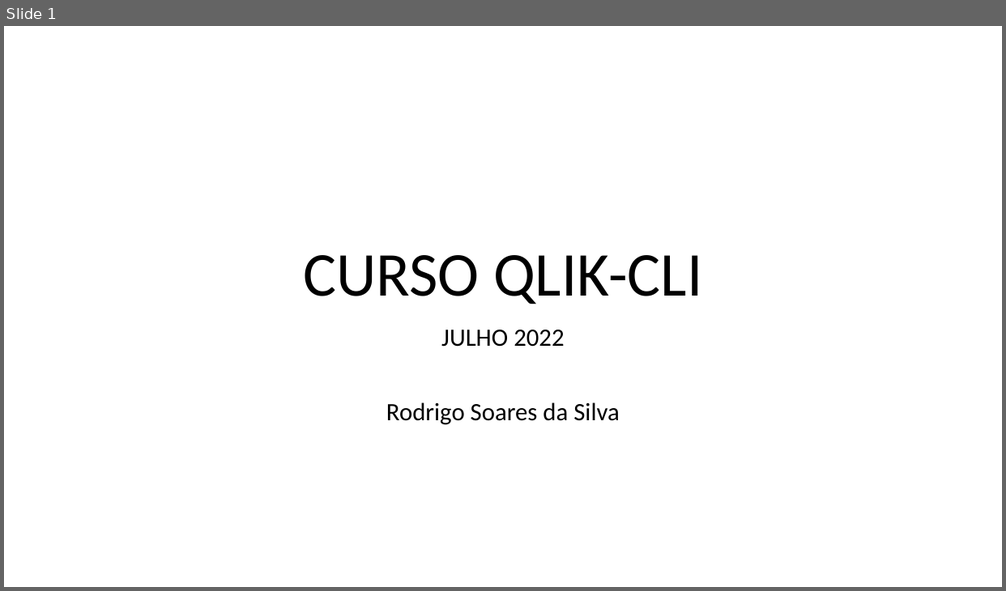
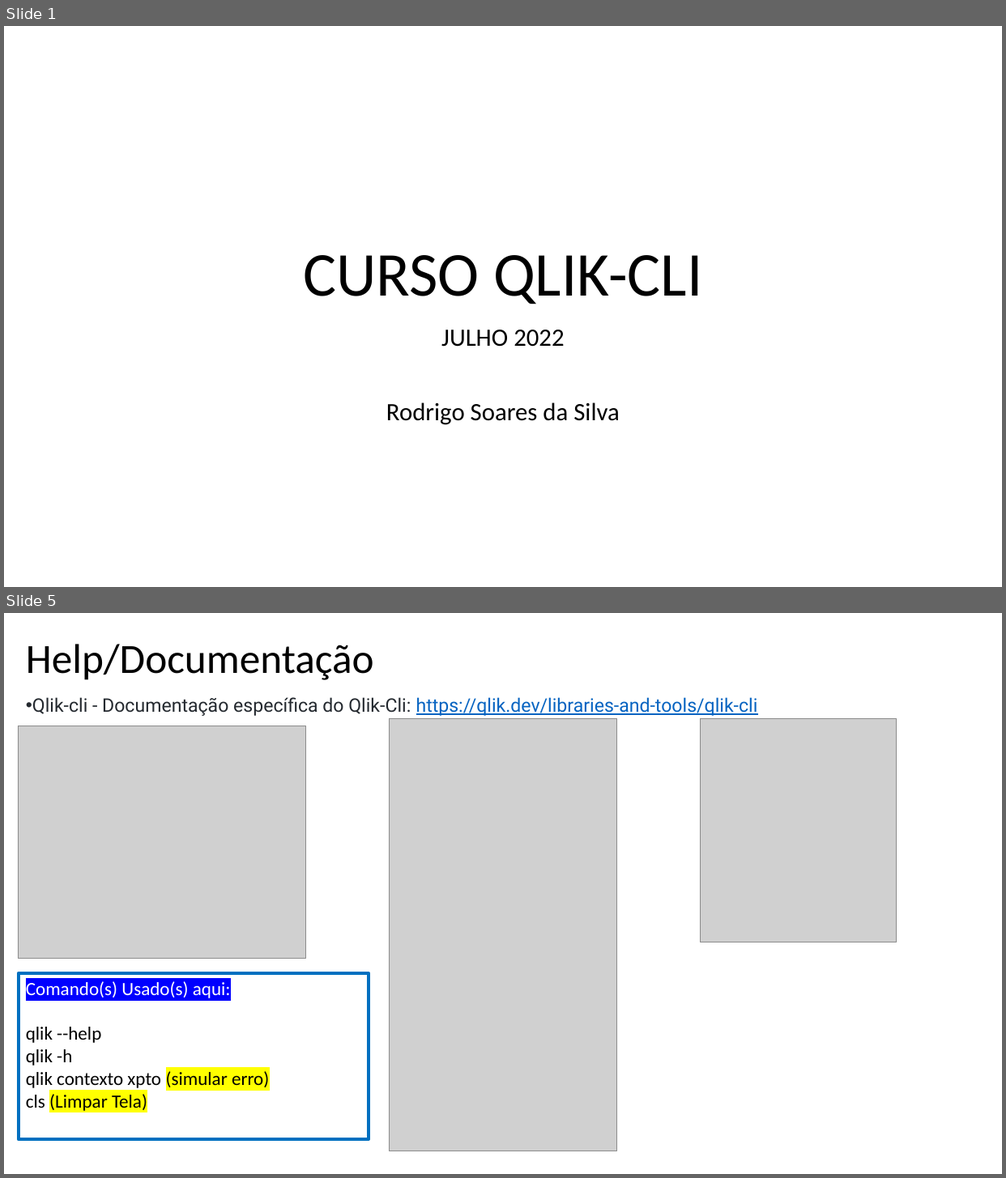
Before and after one commit to digaosss70/Qlik-Cli, a slide deck: Manual/CURSO QLIK-CLI.pptx. Shown one above the other, each under a label of ours: slide 1 before the commit, slides 1 and 5 after it; the slides between them are not shown. The pictures are 1006x591 and 1006x1178 pixels, drawn with LibreOffice and Linux fonts; fonts in the diff are those of the drawing; grey boxes stand for pictures. Boxes give left, top, right and bottom in pixels: in the first picture for what was removed or moved away, otherwise in the second. Text is boxed around its words. In the diff, an @@ line names an element or a change of style, - is before the commit and + after.

```diff
--- a/Manual/CURSO QLIK-CLI.pptx
+++ b/Manual/CURSO QLIK-CLI.pptx
@@ slide 5 added at [4, 613, 1002, 1174], background #FFFFFF @@
@@ text added at [26, 644, 374, 680], 40 pt, text #000000 @@
+Help/Documentação
@@ text added at [32, 697, 758, 716], 18 pt, text #0563C1, underline @@
+• Qlik-cli - Documentação específica do Qlik-Cli: https://qlik.dev/libraries-and-tools/qlik-cli
@@ picture added at [19, 726, 305, 958] @@
@@ picture added at [390, 718, 617, 1152] @@
@@ picture added at [701, 718, 897, 943] @@
@@ rectangle added at [19, 973, 368, 1139], outline #0070C0 3 pt, 18 pt, text #000000 @@
+Comando(s) Usado(s) aqui:
+qlik --help
+qlik -h
+qlik contexto xpto (simular erro)
+cls (Limpar Tela)
```
Also in this commit, not shown: 4 slides changed, 3 other slides added, 5 other files.
